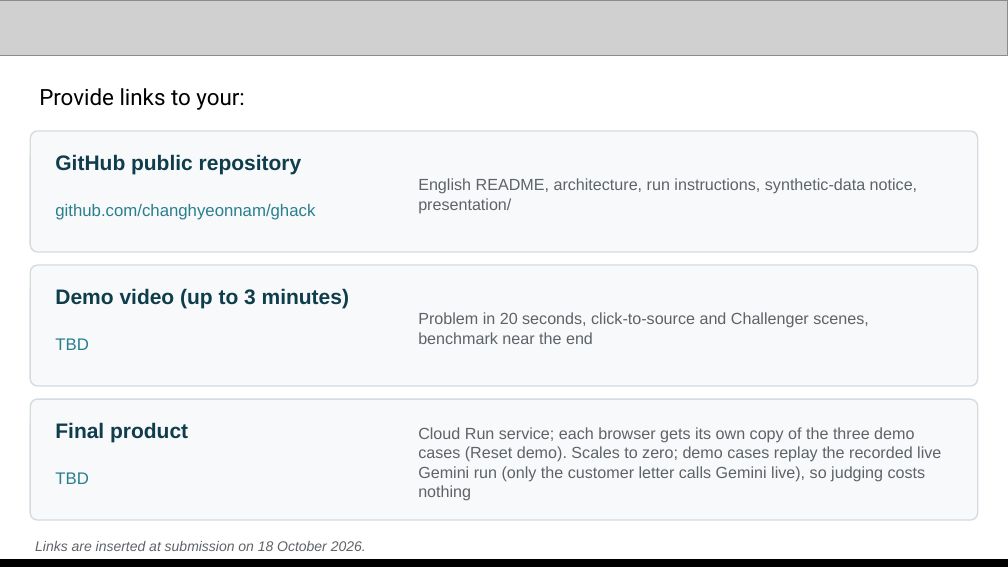
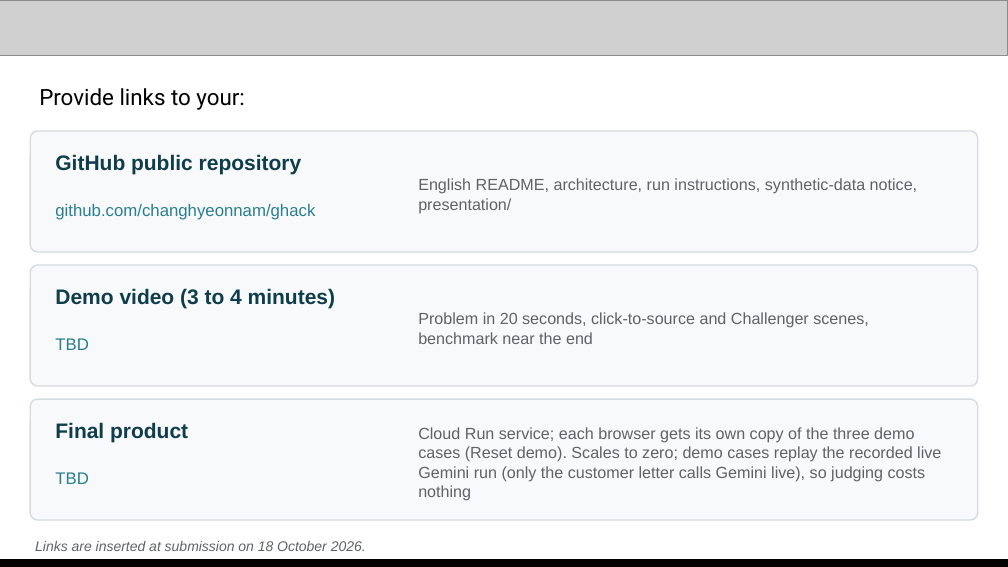
Before and after one commit to changhyeonnam/ghack, a slide deck: slide 14 of presentation/LedgerLens_AI_Builder_Cup_Submission.pptx. Drawn at 1008x567 pixels with LibreOffice and Linux fonts; fonts in the diff are those of the drawing; grey boxes stand for pictures. Boxes give left, top, right and bottom in pixels: in the first picture for what was removed or moved away, otherwise in the second. Text is boxed around its words. In the diff, an @@ line names an element or a change of style, - is before the commit and + after.

```diff
--- a/presentation/LedgerLens_AI_Builder_Cup_Submission.pptx
+++ b/presentation/LedgerLens_AI_Builder_Cup_Submission.pptx
@@ text at bbox=[55, 288, 335, 308]: text changed @@
-Demo video (up to 3 minutes)
+Demo video (3 to 4 minutes)
```
Also in this commit, not shown: 5 other slides changed, 13 other files.
